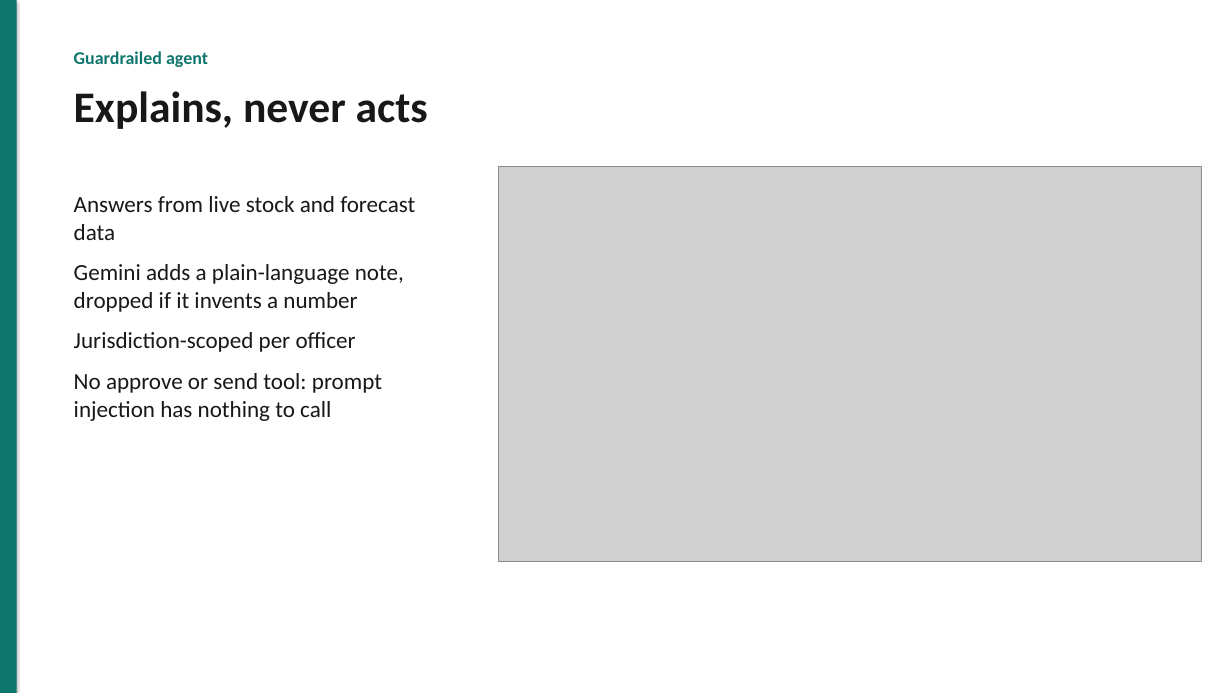
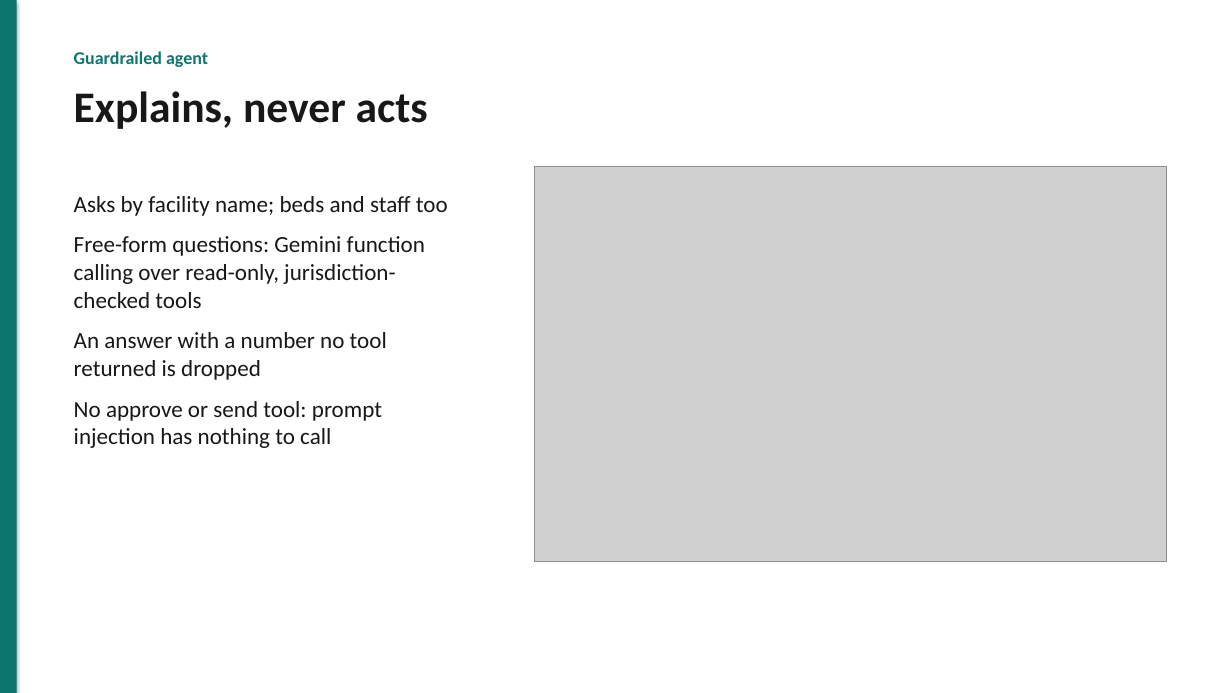
Before and after one commit to akshat333-debug/AushadhiNet, a slide deck: slide 7 of docs/pitch/AushadhiNet-pitch.pptx. Drawn at 1232x693 pixels with LibreOffice and Linux fonts; fonts in the diff are those of the drawing; grey boxes stand for pictures. Boxes give left, top, right and bottom in pixels: in the first picture for what was removed or moved away, otherwise in the second. Text is boxed around its words. In the diff, an @@ line names an element or a change of style, - is before the commit and + after.

```diff
--- a/docs/pitch/AushadhiNet-pitch.pptx
+++ b/docs/pitch/AushadhiNet-pitch.pptx
@@ picture: place and size @@
-picture at bbox=[499, 166, 1202, 562]
+picture at bbox=[534, 166, 1166, 562]
@@ text at bbox=[74, 196, 448, 380]: text changed @@
-Answers from live stock and forecast data
-Gemini adds a plain-language note, dropped if it invents a number
-Jurisdiction-scoped per officer
+Asks by facility name; beds and staff too
+Free-form questions: Gemini function calling over read-only, jurisdiction-checked tools
+An answer with a number no tool returned is dropped
```
Also in this commit, not shown: 3 other slides changed, 8 other files.
